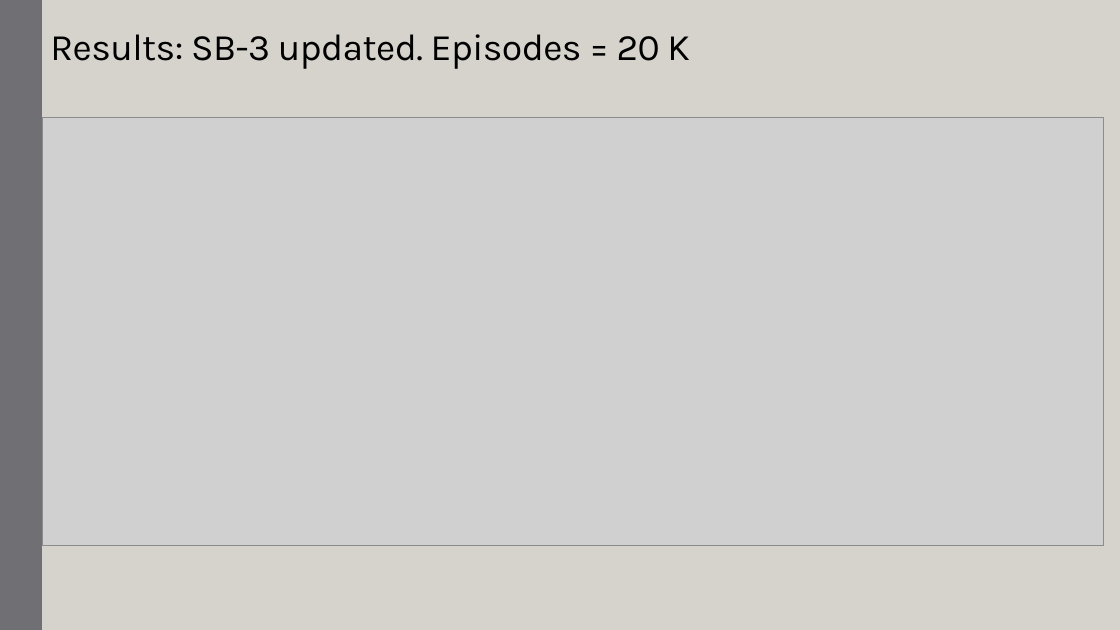
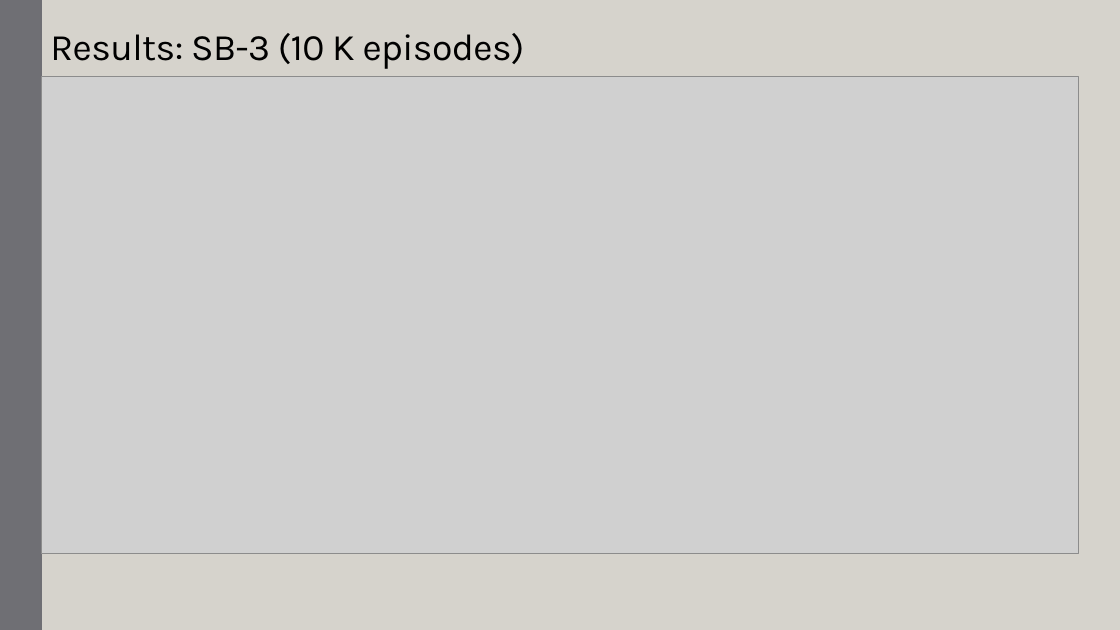
Before and after one commit to Rajesh-Siraskar/empirical_study, a slide deck: slide 23 of artefacts/presentation/Presentation_Empirical_Study_V.2.8_14-Jun-2023.pptx (slide 20 before the commit). Drawn at 1120x630 pixels with LibreOffice and Linux fonts; fonts in the diff are those of the drawing; grey boxes stand for pictures. Boxes give left, top, right and bottom in pixels: in the first picture for what was removed or moved away, otherwise in the second. Text is boxed around its words. In the diff, an @@ line names an element or a change of style, - is before the commit and + after.

```diff
--- a/artefacts/presentation/Presentation_Empirical_Study_V.2.8_14-Jun-2023.pptx
+++ b/artefacts/presentation/Presentation_Empirical_Study_V.2.8_14-Jun-2023.pptx
@@ title at (50,33,525,69): text changed @@
-Results: SB-3 updated. Episodes = 20 K
+Results: SB-3 (10 K episodes)
@@ picture: place and size @@
-picture at (42,117,1103,545)
+picture at (41,76,1078,555)
```
Also in this commit, not shown: 1 other slide changed, 2 slides added, 3 other files.
